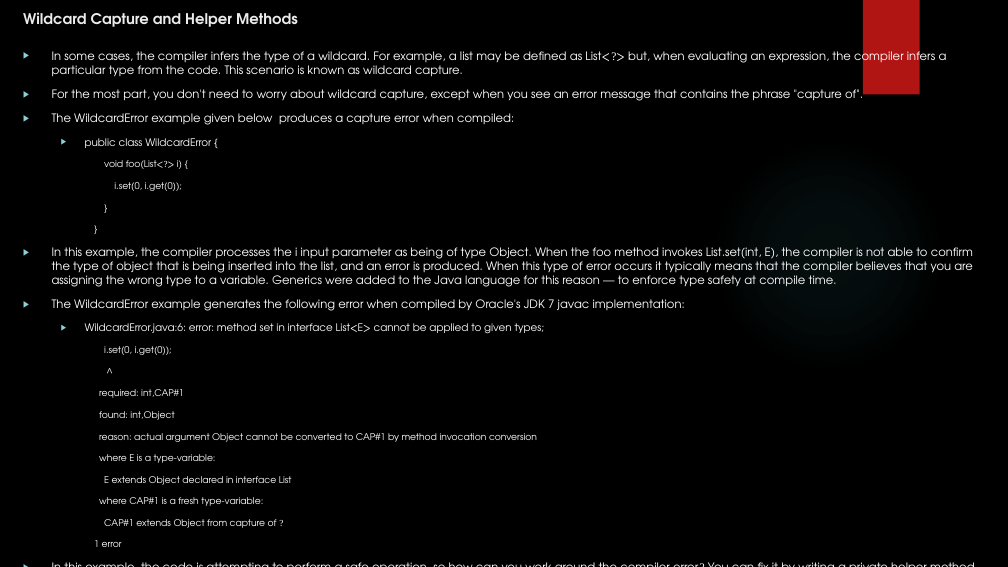
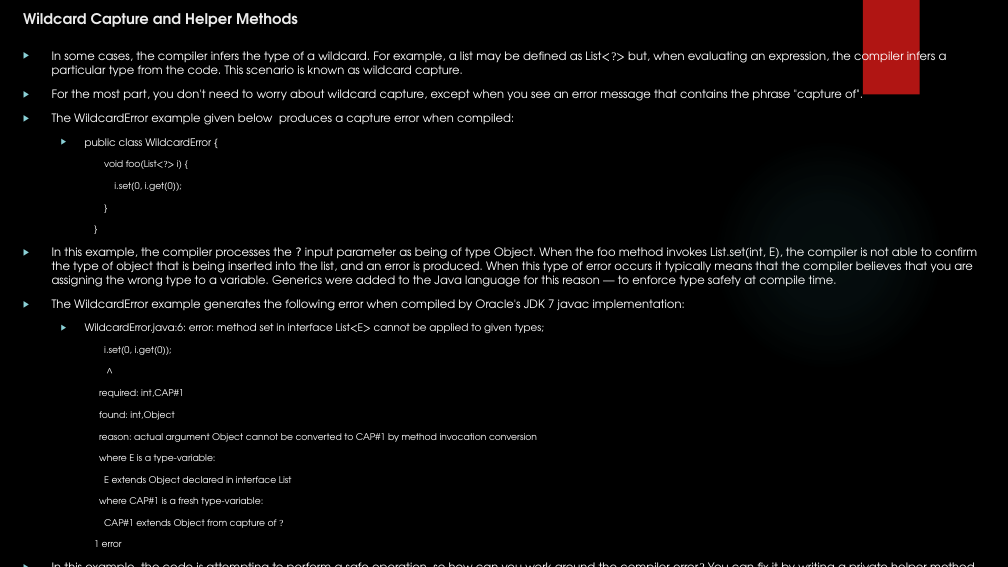
Before and after one commit to rudhrainfogain/JavaGenerics, a slide deck: slide 45 of src/main/resources/JavaGenerics.pptx. Drawn at 1008x567 pixels with LibreOffice and Linux fonts; fonts in the diff are those of the drawing; background and template pictures are left out. Boxes give left, top, right and bottom in pixels: in the first picture for what was removed or moved away, otherwise in the second. Text is boxed around its words. In the diff, an @@ line names an element or a change of style, - is before the commit and + after.

Commit message:
Completed examples

```diff
--- a/src/main/resources/JavaGenerics.pptx
+++ b/src/main/resources/JavaGenerics.pptx
@@ text at (x1=52, y1=247, x2=977, y2=287): text changed @@
-▶ In this example, the compiler processes the i input parameter as being of type Object. When the foo method invokes List.set(int, E), the compiler is not able to confirm the type of object that is being inserted into the list, and an error is produced. When this type of error occurs it typically means that the compiler believes that you are assigning the wrong type to a variable. Generics were added to the Java language for this reason — to enforce type safety at compile time.
+▶ In this example, the compiler processes the ? input parameter as being of type Object. When the foo method invokes List.set(int, E), the compiler is not able to confirm the type of object that is being inserted into the list, and an error is produced. When this type of error occurs it typically means that the compiler believes that you are assigning the wrong type to a variable. Generics were added to the Java language for this reason — to enforce type safety at compile time.
```
Also in this commit, not shown: 2 other slides changed, 4 slides removed, 8 other files.
